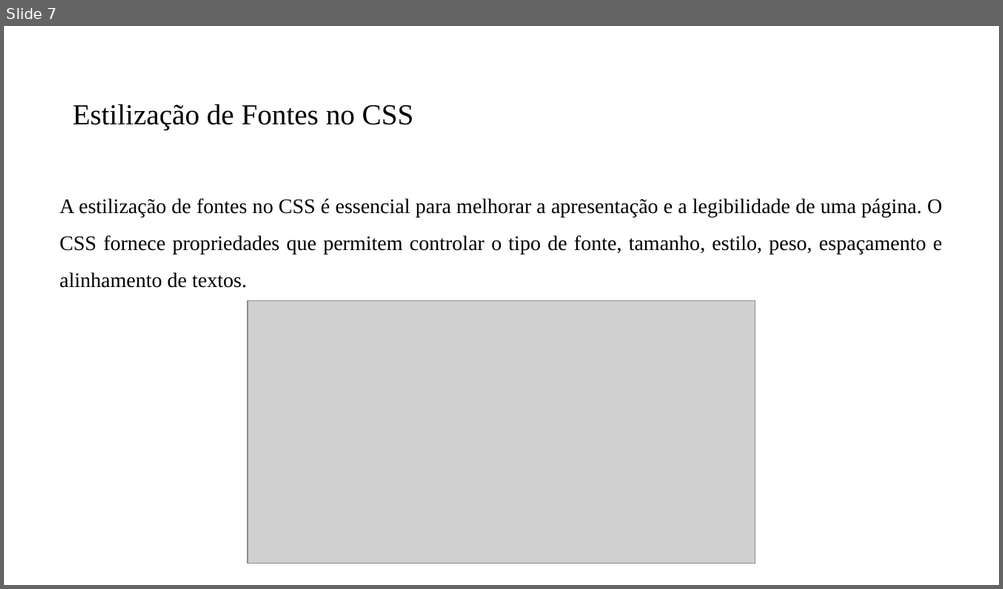
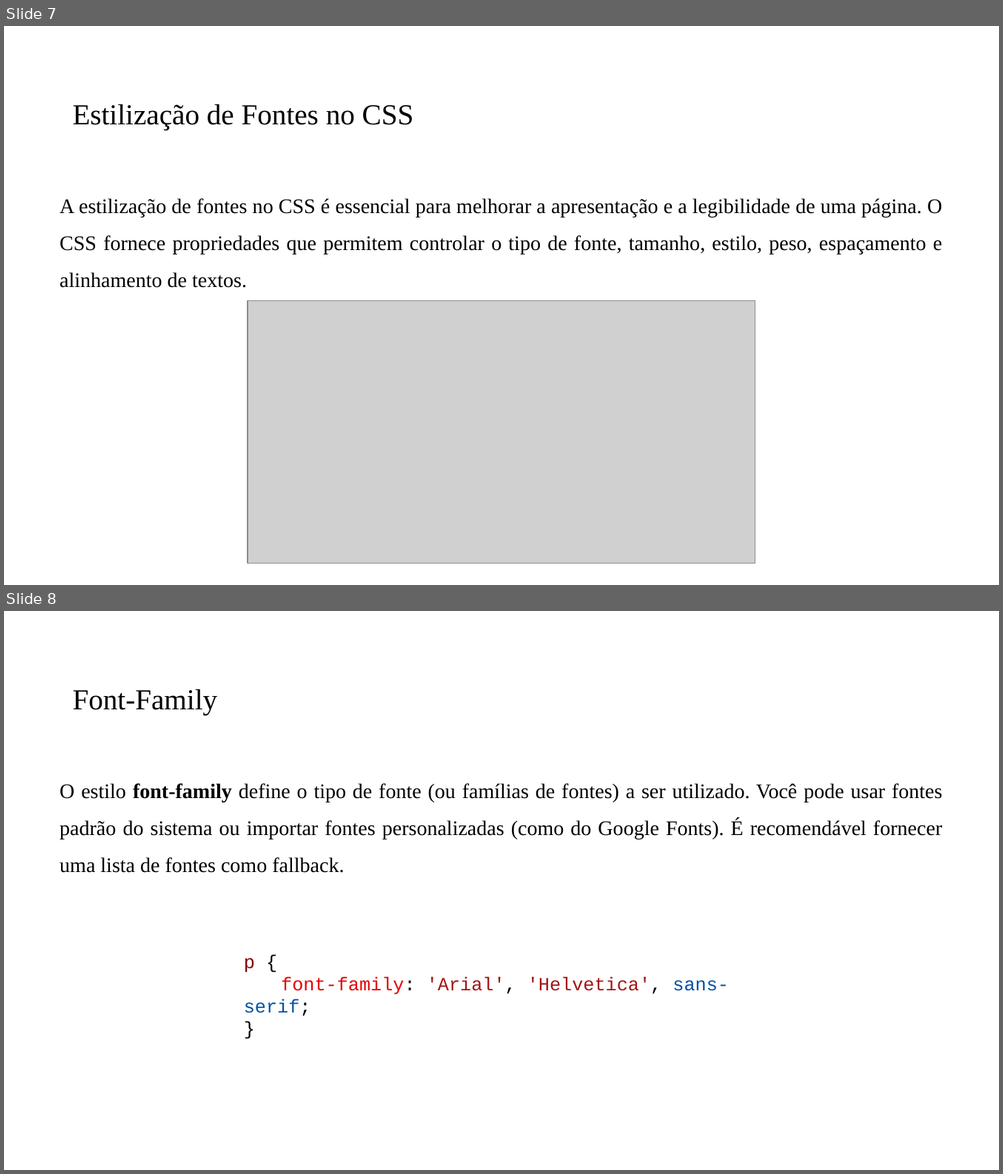
Before and after one commit to PedroMiho/Logica-de-Programacao, a slide deck: Módulo 01 - HTML e CSS/Aula 04 - Introdução ao CSS/Introdução ao CSS.pptx. Shown one above the other, each under a label of ours: slide 7 before the commit, slides 7 and 8 after it. The pictures are 1003x589 and 1003x1174 pixels, drawn with LibreOffice and Linux fonts; fonts in the diff are those of the drawing; grey boxes stand for pictures; background and template pictures are left out. Boxes give left, top, right and bottom in pixels: in the first picture for what was removed or moved away, otherwise in the second. Text is boxed around its words. In the diff, an @@ line names an element or a change of style, - is before the commit and + after.

```diff
--- a/Módulo 01 - HTML e CSS/Aula 04 - Introdução ao CSS/Introdução ao CSS.pptx
+++ b/Módulo 01 - HTML e CSS/Aula 04 - Introdução ao CSS/Introdução ao CSS.pptx
@@ slide 8 added at (x1=4, y1=611, x2=999, y2=1170), background #FFFFFF @@
@@ title added at (x1=73, y1=689, x2=218, y2=715), 28 pt, text #000000 @@
+Font-Family
@@ text added at (x1=60, y1=783, x2=942, y2=873), 20 pt, text #000000 @@
+O estilo font-family define o tipo de fonte (ou famílias de fontes) a ser utilizado. Você pode usar fontes padrão do sistema ou importar fontes personalizadas (como do Google Fonts). É recomendável fornecer uma lista de fontes como fallback.
@@ text added at (x1=244, y1=958, x2=728, y2=1017), 18 pt, text #A31515 @@
+p {
+font-family: 'Arial', 'Helvetica', sans-serif;
+}
```
Also in this commit, not shown: 7 other slides added, 1 slide removed, 5 other files.
